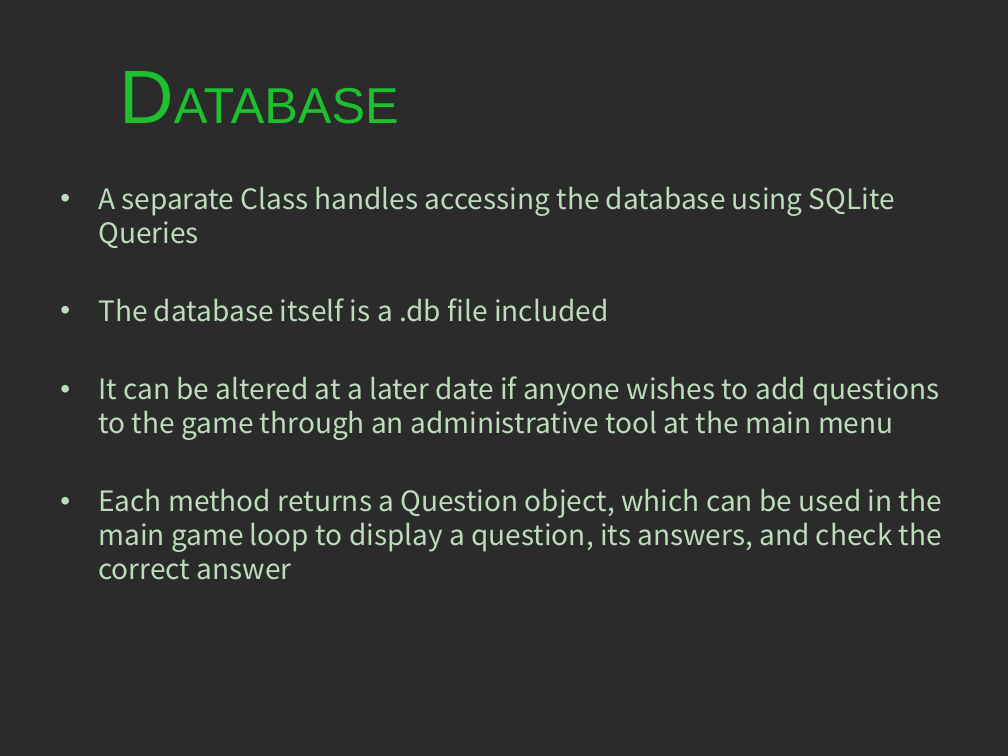
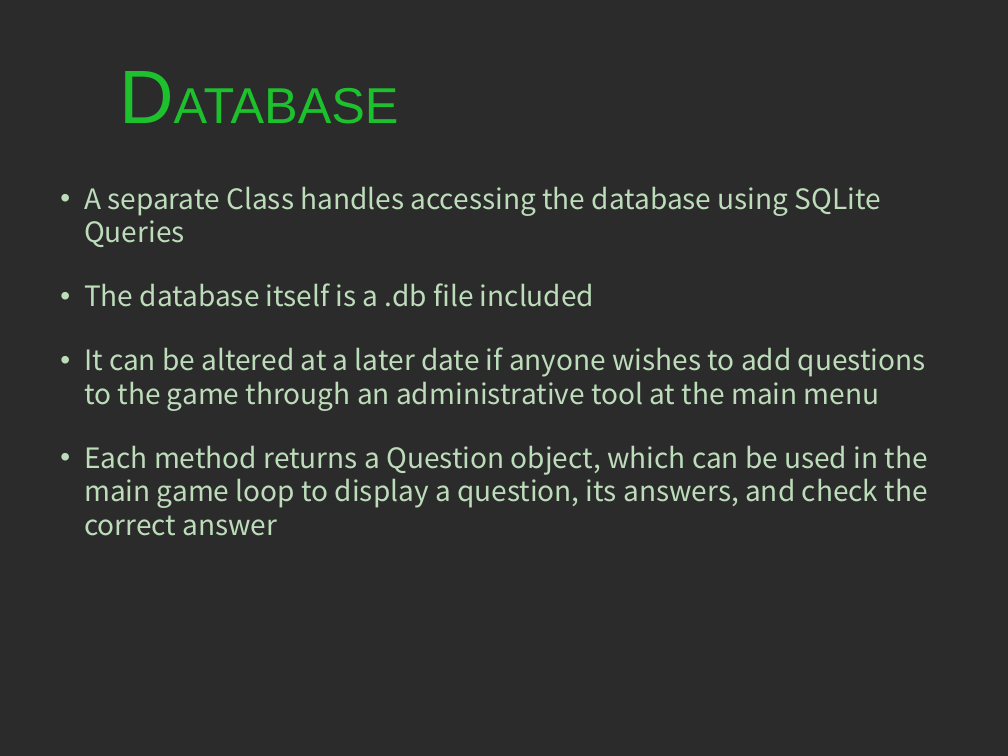
Before and after one commit to lhumphreys/TriviaMaze, a slide deck: slide 2 of TriviaMazePresentation.pptx. Drawn at 1008x756 pixels with LibreOffice and Linux fonts; fonts in the diff are those of the drawing; background and template pictures are left out; a plain dark background stands for a picture behind light text. Boxes give left, top, right and bottom in pixels: in the first picture for what was removed or moved away, otherwise in the second. Text is boxed around its words. In the diff, an @@ line names an element or a change of style, - is before the commit and + after.

```diff
--- a/TriviaMazePresentation.pptx
+++ b/TriviaMazePresentation.pptx
@@ text "A separate Class handles accessing ..." at box(84, 186, 928, 536): indent changed; less space between paragraphs @@
```
Also in this commit, not shown: 1 other slide changed, 7 slides added, 1 slide removed.
